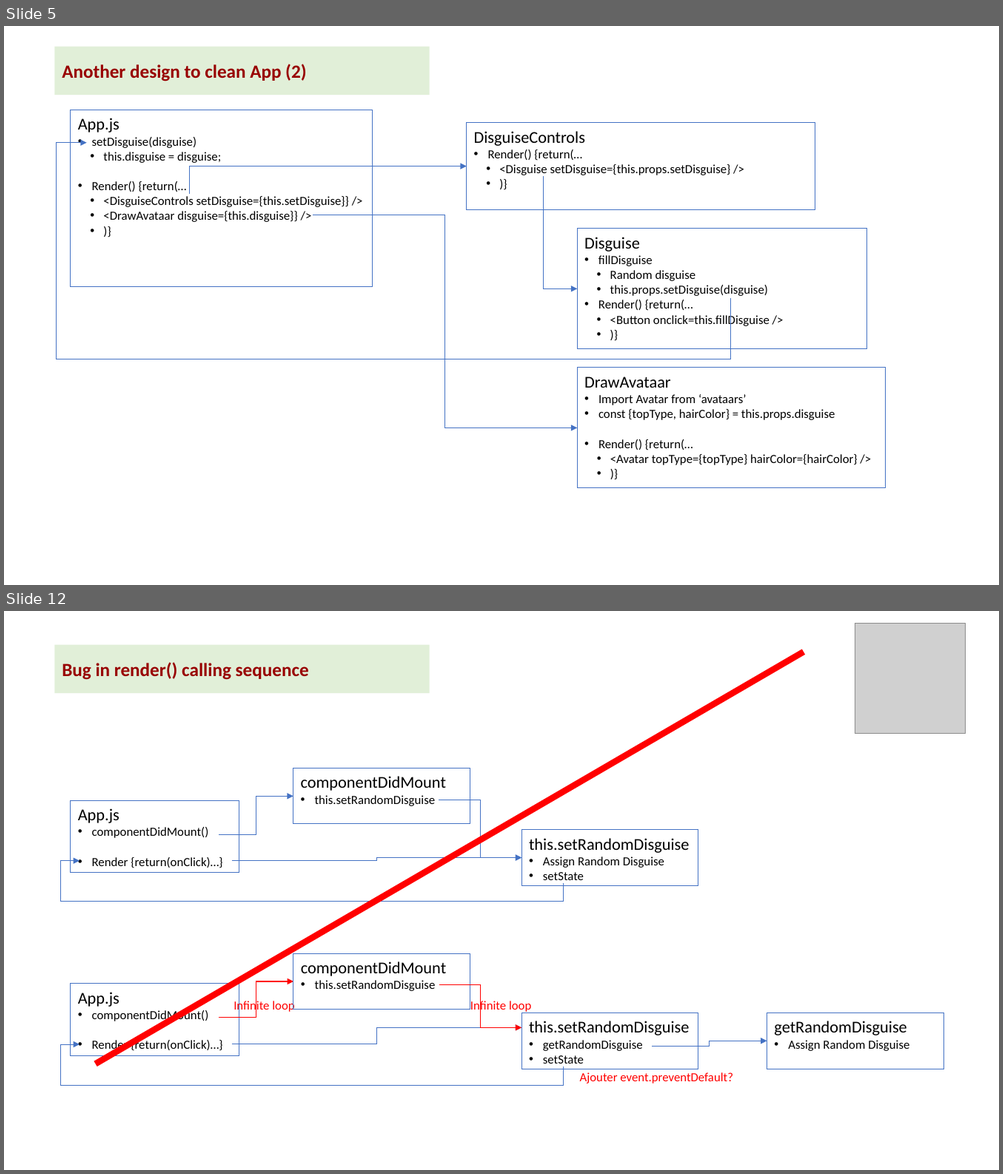
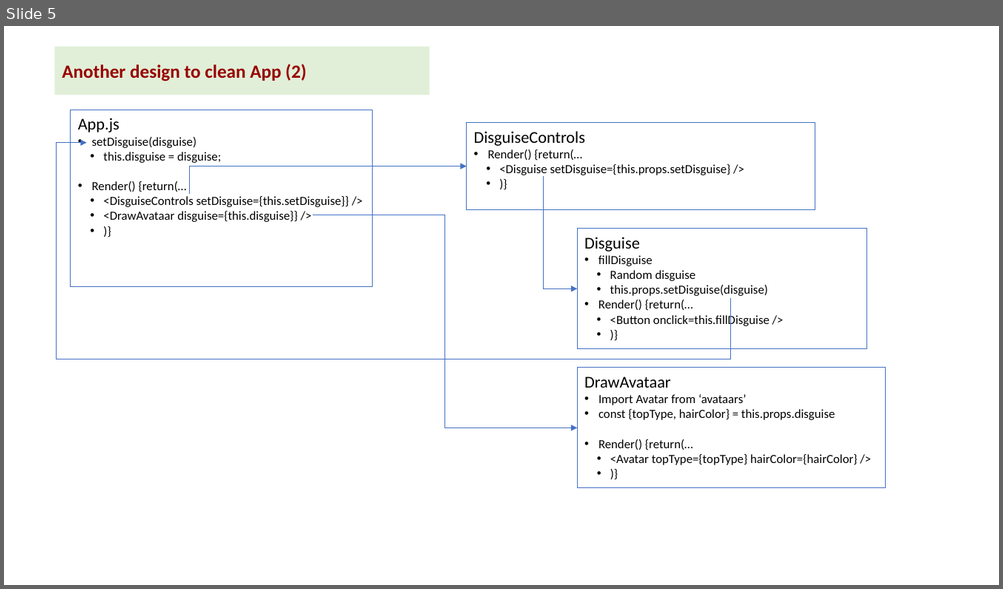
Before and after one commit to kvutien/Project-Machu-Picchu-2020, a slide deck: Pepito/Final Project Design.pptx. Shown one above the other, each under a label of ours: slides 5 and 12 before the commit, slide 5 after it; the slides between them are not shown. The pictures are 1003x1174 and 1003x589 pixels, drawn with LibreOffice and Linux fonts; fonts in the diff are those of the drawing; grey boxes stand for pictures. Boxes give left, top, right and bottom in pixels: in the first picture for what was removed or moved away, otherwise in the second. Text is boxed around its words. In the diff, an @@ line names an element or a change of style, - is before the commit and + after.

```diff
--- a/Pepito/Final Project Design.pptx
+++ b/Pepito/Final Project Design.pptx
@@ slide 12 removed at box(4, 611, 999, 1170), background #FFFFFF @@
@@ picture removed at box(854, 623, 966, 734) @@
@@ rectangle removed at box(55, 644, 430, 693) @@
-Bug in render() calling sequence
@@ line removed from (96, 1065) to (803, 652) @@
@@ rectangle removed at box(293, 769, 470, 824) @@
-componentDidMount
-• this.setRandomDisguise
@@ rectangle removed at box(71, 800, 239, 873) @@
-App.js
-• componentDidMount()
-• Render {return(onClick)…}
@@ elbow arrow removed from (219, 834) to (293, 796) @@
@@ elbow arrow removed from (439, 800) to (522, 858) @@
@@ rectangle removed at box(522, 830, 699, 886) @@
-this.setRandomDisguise
-• Assign Random Disguise
-• setState
@@ elbow arrow removed from (563, 883) to (79, 861) @@
@@ elbow arrow removed from (232, 861) to (522, 858) @@
@@ rectangle removed at box(293, 954, 470, 1010) @@
-componentDidMount
-• this.setRandomDisguise
@@ rectangle removed at box(71, 984, 239, 1056) @@
-App.js
-• componentDidMount()
-• Render {return(onClick)…}
@@ elbow arrow removed from (219, 1017) to (293, 982) @@
@@ elbow arrow removed from (439, 985) to (522, 1028) @@
@@ text removed at box(233, 1000, 294, 1014) @@
-Infinite loop
@@ text removed at box(470, 1000, 531, 1014) @@
-Infinite loop
@@ elbow arrow removed from (232, 1044) to (522, 1028) @@
@@ rectangle removed at box(522, 1013, 699, 1069) @@
-this.setRandomDisguise
-• getRandomDisguise
-• setState
@@ rectangle removed at box(766, 1013, 943, 1069) @@
-getRandomDisguise
-• Assign Random Disguise
@@ elbow arrow removed from (563, 1067) to (79, 1045) @@
@@ elbow arrow removed from (652, 1047) to (766, 1042) @@
@@ text removed at box(580, 1073, 733, 1084) @@
-Ajouter event.preventDefault?
```
Also in this commit, not shown: 1 slide added, 6 other slides removed, 7 other files.
